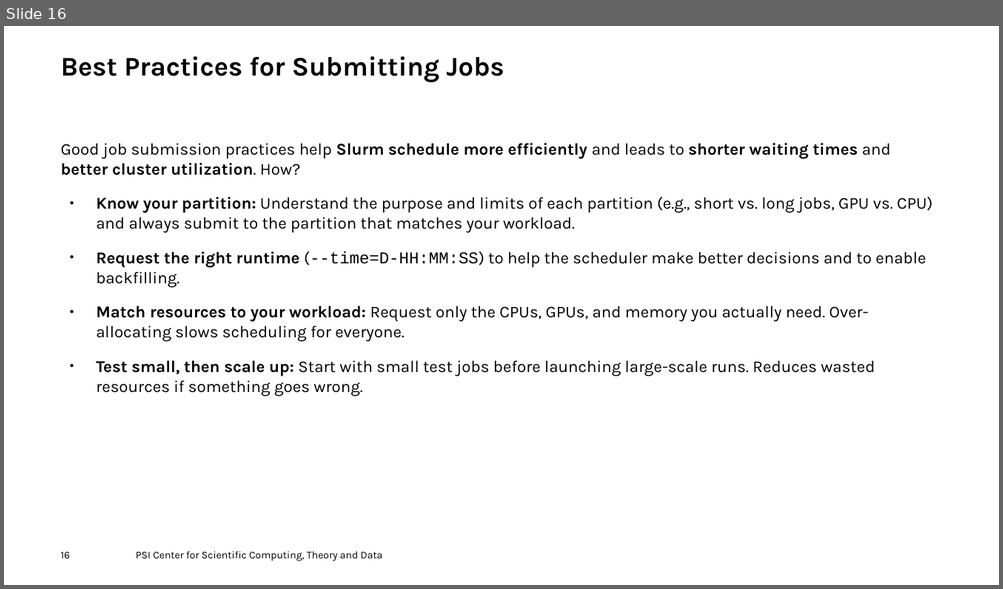
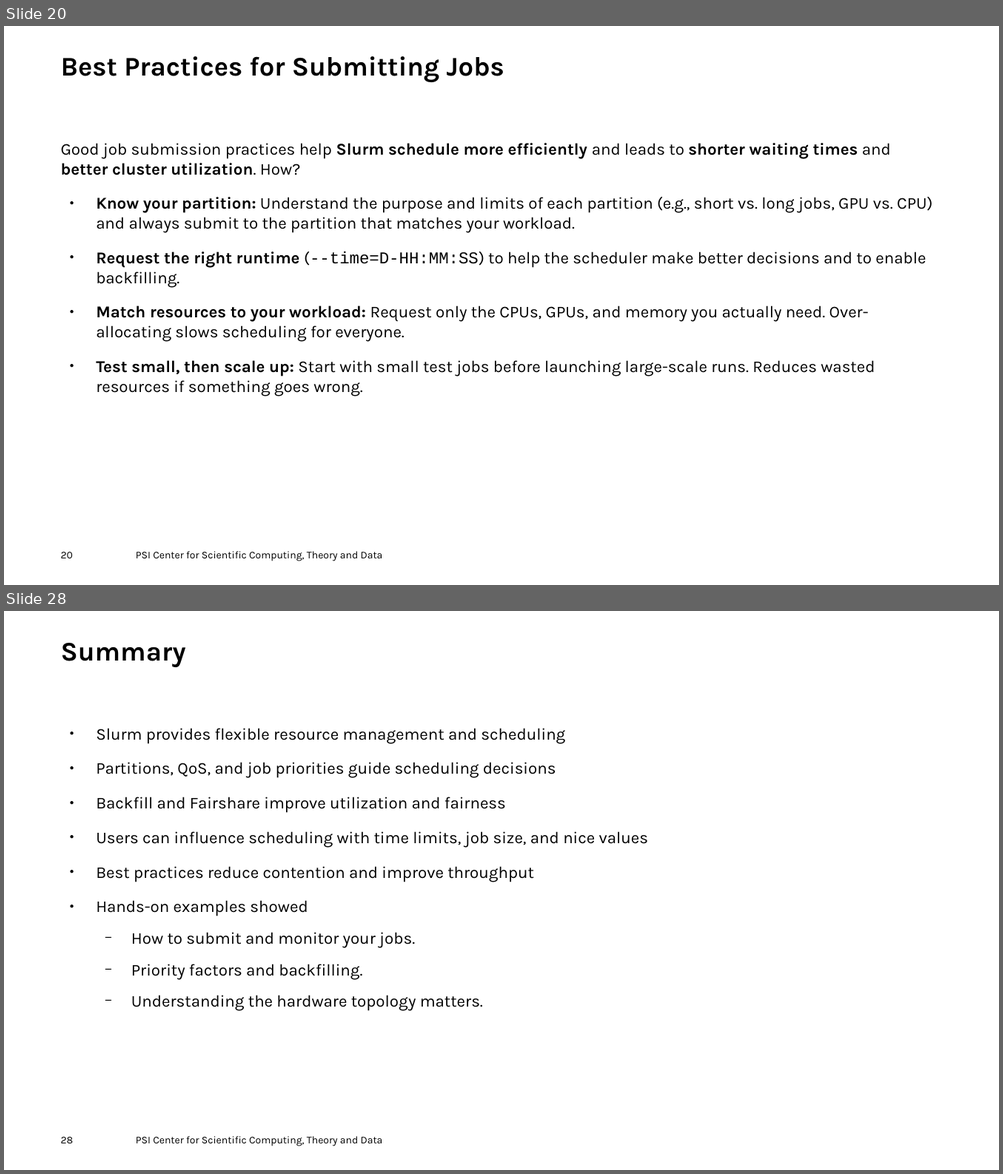
Before and after one commit to fhnw-hpcp/HS25, a slide deck: Slurm.odp. Shown one above the other, each under a label of ours: slide 16 before the commit, slides 20 and 28 after it; the slides between them are not shown. The pictures are 1003x589 and 1003x1174 pixels, drawn with LibreOffice and Linux fonts; fonts in the diff are those of the drawing; background and template pictures are left out. Boxes give left, top, right and bottom in pixels: in the first picture for what was removed or moved away, otherwise in the second. Text is boxed around its words. In the diff, an @@ line names an element or a change of style, - is before the commit and + after.

```diff
--- a/Slurm.odp
+++ b/Slurm.odp
@@ slide 28 added at box(4, 611, 999, 1170), background #FFFFFF @@
@@ title added at box(61, 643, 186, 667), 26 pt, text #000000, bold @@
+Summary
@@ text added at box(96, 728, 648, 1011), 16 pt, text #000000 @@
+● Slurm provides flexible resource management and scheduling
+● Partitions, QoS, and job priorities guide scheduling decisions
+● Backfill and Fairshare improve utilization and fairness
+● Users can influence scheduling with time limits, job size, and nice values
+● Best practices reduce contention and improve throughput
+● Hands-on examples showed
+  − How to submit and monitor your jobs.
+  − Priority factors and backfilling.
+  − Understanding the hardware topology matters.
@@ page number added at box(61, 1137, 74, 1144), 10 pt, text #000000 @@
+28
@@ text added at box(136, 1136, 383, 1147), 10 pt, text #000000 @@
+PSI Center for Scientific Computing, Theory and Data
@@ what was slide 16 is now slide 20 @@
@@ page number at box(61, 552, 73, 559): text changed @@
-16
+20
```
Also in this commit, not shown: 17 slides changed, 3 other slides added, 22 slides removed.
